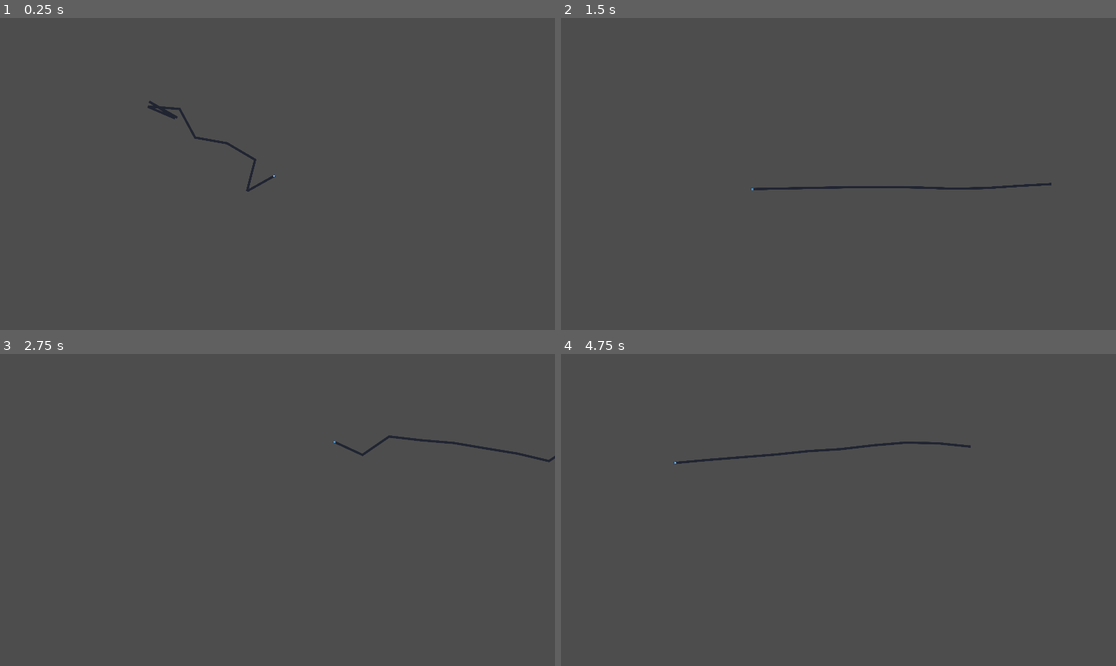
Above: before the commit, frames 1-4 (two rows, left to right).
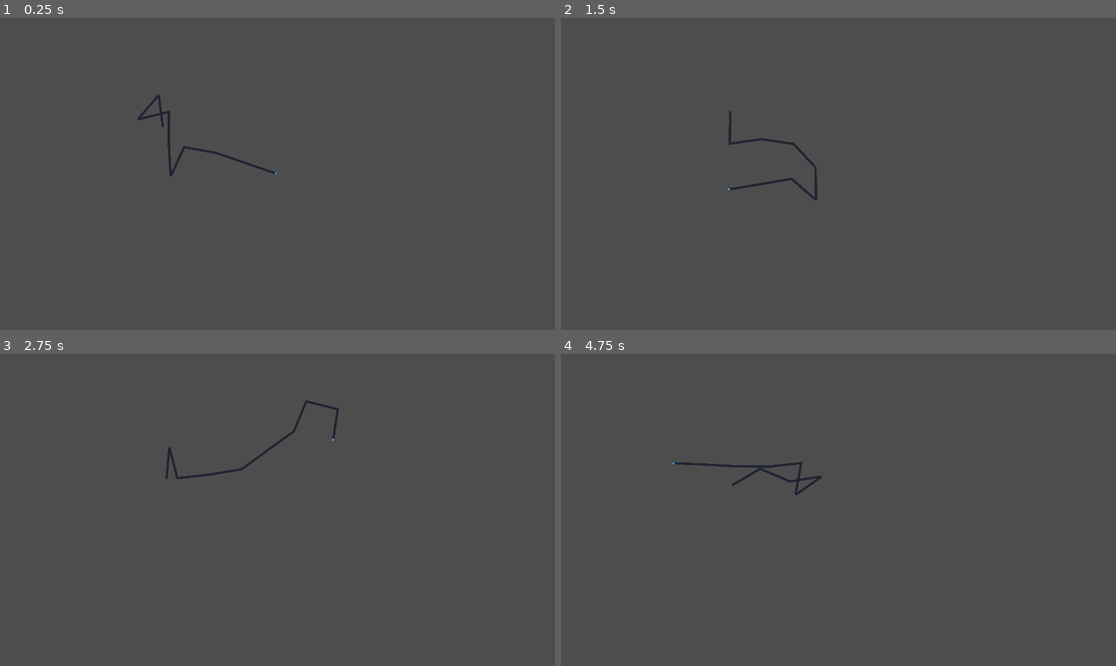
Above: after the commit, the same moments.

Repository: Oliver-Joffee/ChainGame
Game: Godot game, scene res://Chains/chain.tscn
The game is run twice, just before and just after one commit, with the same random seed, the same clock (stepped at 60 frames per second) and the same inputs. The project has no main scene, so this scene is started directly. The engine's default icon, where the game draws it, is replaced by a stand-in: a white triangle on a blue panel in a dark square.
Inputs (mouse positions are in pixels of both pictures, inside the frame that each line leads up to):
- Up to frame 1 (0.25 s): no input
- Up to frame 2 (1.5 s): tap Enter (ui_accept) at 0.5, 0.6, 0.77, 1.07, 1.35 s; move the mouse to (960, 158) at 0.52 s; move the mouse to (727, 189) at 1.27 s
- Up to frame 3 (2.75 s): tap Enter (ui_accept) at 1.52, 1.82, 2.1 s; move the mouse to (333, 441) at 2.02 s
- Up to frame 4 (4.75 s): move the mouse to (810, 572) at 2.77 s; tap Enter (ui_accept) at 2.85, 3.02, 3.32, 3.6, 3.77, 4.07, 4.35, 4.52 s; move the mouse to (1005, 556) at 3.52 s; move the mouse to (672, 463) at 4.27 s

The runs differ from the first frame. In frame 1, 0.6% of the frame differs, in the area x 24-50%, y 24-56%; in frame 2, 0.7%; in frame 3, 0.7%; in frame 4, 0.8%, in the area x 20-74%, y 28-46%.

Commit message:
Collision almost working

Diff:
--- a/Chains/chain.gd
+++ b/Chains/chain.gd
@@ -13,37 +13,45 @@
 	var velocity: Vector2 = (currentPosition - oldPosition)*.98
 	var par: Node2D
 	var collisionOverride: Vector2 = Vector2.INF
+	var lock: Vector2
 
+	#Updates velocity every frame by verlet integration
 	func updateVel(newVelocity: Vector2 = Vector2(0,0)):
 		if newVelocity == Vector2(0,0):
 			velocity = (currentPosition - oldPosition) * .9
 		else:
 			velocity = newVelocity
+	#Adds velocity, shoots collision ray
+	func update():
 
-	func update():
+		lock = Vector2(1,1)
 		newPosition = currentPosition + velocity
 		oldPosition = currentPosition
 		var ray = RayCast2D.new()
 
 		ray.global_position = currentPosition
 		ray.target_position = newPosition - ray.global_position
-		ray.enabled
+		ray.enabled = true
+		ray.hit_from_inside = true
 		par.add_child(ray)
 		ray.force_raycast_update()
 		if ray.is_colliding():
-			print("ATTEMPT " + str(newPosition))
-			print("try " + str(ray.get_collision_point()))
 
-			currentPosition = ray.get_collision_point()
+
+
+			var normal = ray.get_collision_normal().normalized()
+			currentPosition = ray.get_collision_point() + normal
+			if normal == Vector2(1,0) || normal == Vector2(-1,0):
+				lock = Vector2(0, 1)
+			elif normal == Vector2(0, 1) || normal == Vector2(0, -1):
+				lock = Vector2(1, 0)
+
 
 		else:
 			currentPosition = newPosition
 		par.remove_child(ray)
 
-		#currentPosition = ((angle) * 112) + neighbor.currentPosition
-		#var target: Vector2 = ((angle) * maxLength) + neighbor.currentPosition
-		#currentPosition = currentPosition.lerp(((angle) * maxLength) + neighbor.currentPosition, 1)
-
+	#Takes neighbor and moves the correct distance away
 	func fix(neighbor: Point):
 		var delta: Vector2 = neighbor.currentPosition - currentPosition
 		if delta.length() == 0:
@@ -52,30 +60,29 @@
 
 		var error = distance - maxLength
 
-		currentPosition += delta.normalized() * error * .5
-		neighbor.currentPosition -= delta.normalized() * error * .5
+		currentPosition += delta.normalized() * error * .5 * lock
+		neighbor.currentPosition -= delta.normalized() * error * .5 * neighbor.lock
 
+
+	#just moves to the correct position
 	func lastFix(origin: Vector2):
 		var distance = currentPosition - origin
 		var angle = distance.normalized()
 		currentPosition = ((angle) * maxLength) + origin
-
-	func firstFix(neighbor: Point):
-		var distance = neighbor.currentPosition - currentPosition
-		var angle = distance.normalized()
-		neighbor.currentPosition = neighbor.currentPosition - ((angle) * maxLength)
 
 
 var pointArray: Array[Point] = []
 
 var linePoints: Array[Vector2] =[]
 
+#Initiallizes array of points
 func _ready() -> void:
 	for i in 10:
 		var newPoint: Point = Point.new()
 		newPoint.maxLength = max
 		newPoint.par = self
 		pointArray.append(newPoint)
+
 
 
 func _physics_process(delta: float) -> void:
@@ -96,7 +103,7 @@
 	var first = true
 	var neighbor = Vector2(0,0)
 	for i in pointArray.size():
-		var neighbor2
+
 		var point = pointArray.get(i)
 		if first:
 			point.currentPosition = get_global_mouse_position()
